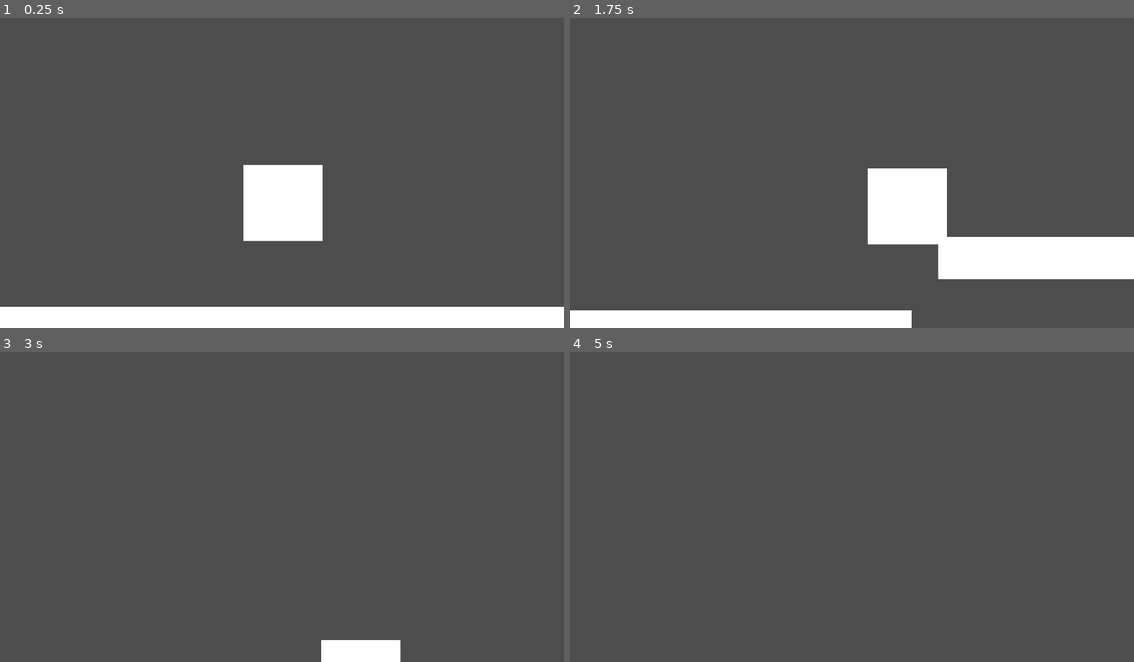
Above: before the commit, frames 1-4 (two rows, left to right).
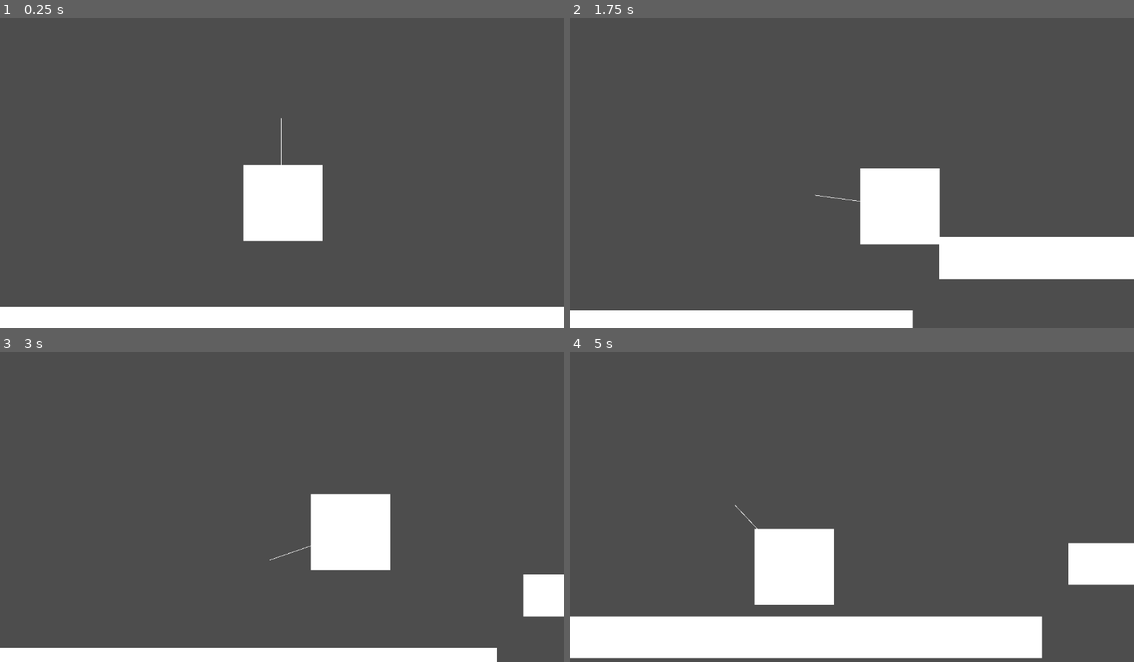
Above: after the commit, the same moments.

Repository: ComradeJustin/game
Game: Godot game, scene res://scenes/node_2d.tscn
The game is run twice, just before and just after one commit, with the same random seed, the same clock (stepped at 60 frames per second) and the same inputs.
Inputs (mouse positions are in pixels of both pictures, inside the frame that each line leads up to):
- Up to frame 1 (0.25 s): no input
- Up to frame 2 (1.75 s): tap Enter (ui_accept) at 0.5 s; move the mouse to (976, 154) at 0.52 s; hold D (move_right) from 0.53 s (still down); tap Shift (Dash) at 0.6 s; tap Space (jump) at 0.77, 1.07, 1.52, 1.55 s; tap E (use_weapon) at 0.8, 1.35 s; move the mouse to (739, 185) at 1.27 s
- Up to frame 3 (3 s): tap Space (jump) at 1.82, 2.1 s; move the mouse to (338, 432) at 2.02 s; release D (move_right) at 2.03 s; hold A (move_left) 2.03-2.78 s; tap Shift (Dash) at 2.3, 2.85 s; move the mouse to (253, 565) at 2.77 s; hold D (move_right) from 2.78 s (still down)
- Up to frame 4 (5 s): tap Space (jump) at 3.02, 3.32, 3.77, 3.8, 4.07, 4.52, 4.82 s; tap E (use_weapon) at 3.05, 3.6 s; move the mouse to (1021, 550) at 3.52 s; move the mouse to (682, 457) at 4.27 s; release D (move_right) at 4.28 s; hold A (move_left) from 4.28 s (still down); tap Shift (Dash) at 4.35 s

The runs differ from the first frame. In frame 1, less than 0.1% of the frame differs, in the area x 49-50%, y 32-48%; in frame 2, 0.7%; in frame 3, 8.2%; in frame 4, 17%, in the area x 0-100%, y 49-99%.
Error before the commit: Invalid assignment of property or key 'rotation' with value of type 'Vector2' on a base object of type 'RayCast2D'. (res://scenes/Systems/Player.gd:38)

Commit message:
Fixed up the physics processes to be readable. Added the attack hitbox rotating to mouse position. Cleaner movement by rounding.
Co-authored-by: Comradejustin <ComradeJustin@users.noreply.github.com>

Diff:
--- /dev/null
+++ b/new_resource.tres
@@ -0,0 +1,4 @@
+[gd_resource type="Resource" format=3 uid="uid://hco2055fiado"]
+
+[resource]
+metadata/test = NodePath(".")
--- a/project.godot
+++ b/project.godot
@@ -14,6 +14,10 @@
 run/main_scene="res://scenes/node_2d.tscn"
 config/features=PackedStringArray("4.3", "GL Compatibility")
 config/icon="res://icon.svg"
+
+[display]
+
+window/vsync/vsync_mode=0
 
 [input]
 
--- a/scenes/Systems/Entitydata.gd
+++ b/scenes/Systems/Entitydata.gd
@@ -11,7 +11,7 @@
 var dash_vel: float
 func get_current_dimension() -> String:
 	if self.current_dimension == true:
-		return "%s is in Light dimension" % self.name
+		return "%s is in Light dimenssion" % self.name
 	if self.current_dimension == false:
 		return "%s is in Dark dimension" % self.name
 	else:
@@ -37,3 +37,7 @@
 
 func position_round():
 	self.position = (self.position*100).round()/100
+func get_angle(current:Vector2,target:Vector2):
+	var y = current.y - target.y
+	var x = current.x - target.x
+	return atan2(-y,-x)
--- a/scenes/Systems/Player.gd
+++ b/scenes/Systems/Player.gd
@@ -13,33 +13,41 @@
 
 # Called every frame. 'delta' is the elapsed time since the previous frame.
 func _physics_process(delta: float) -> void:
+	input_dir = Input.get_axis("move_left", "move_right")
 	move_and_slide()
-
-
-	if Input.is_action_just_pressed("jump") and is_on_floor():
-		velocity.y = -400.0 * 1.5
-	input_dir = Input.get_axis("move_left", "move_right")
+	self.velocity.x = input_dir * movement_spd / delta
+	rotate_attack()
+	movement(delta)
 
 
 
 
-	self.velocity.x = input_dir * movement_spd / delta
 
 
+
+
+		#Use weapon
+	#if Input.is_action_just_pressed("use_weapon"):
+		#inser attack stuff
+
+
+
+
+func rotate_attack():
+	var mouse_position = get_global_mouse_position()
+	var angle = get_angle(self.position,mouse_position)
+	$"Attack hitbox".rotation = angle
+
+
+func movement(delta:float):
+	position_round()
+	if Input.is_action_just_pressed("jump") and is_on_floor():
+		velocity.y = -400.0 * 1.5
 	if !is_on_floor():
 		velocity += get_gravity() * delta
 	elif is_on_floor():
 			DashAmount = DashMax
-
-		#Use weapon
-	if Input.is_action_just_pressed("use_weapon"):
-		print("WIP")
-		attack_dir = get_local_mouse_position()
-		$"Attack hitbox".rotation = attack_dir
-
-
-
 	if Input.is_action_just_pressed("Dash") and !is_on_floor():
 		if DashAmount > 0:
-			self.velocity.x = input_dir * dash_vel / delta * self.movement_spd;
+			self.velocity.x = (input_dir * dash_vel / delta * self.movement_spd);
 			DashAmount -= 1;
--- a/scenes/node_2d.tscn
+++ b/scenes/node_2d.tscn
@@ -8,9 +8,11 @@
 size = Vector2(1157, 86)
 
 [sub_resource type="RectangleShape2D" id="RectangleShape2D_22lk8"]
-size = Vector2(4.25, 15.5)
+size = Vector2(16.1, 15.5)
 
 [sub_resource type="BoxMesh" id="BoxMesh_gm47q"]
+
+[sub_resource type="BoxMesh" id="BoxMesh_7vsac"]
 
 [node name="Node2D" type="Node2D"]
 
@@ -31,7 +33,7 @@
 script = ExtResource("3_362gy")
 
 [node name="Player Hurtbox" type="CollisionShape2D" parent="CharacterBody2D"]
-position = Vector2(2, -4.76837e-07)
+position = Vector2(1.5, -4.76837e-07)
 scale = Vector2(10, 10)
 shape = SubResource("RectangleShape2D_22lk8")
 
@@ -49,6 +51,11 @@
 [node name="Attack hitbox" type="RayCast2D" parent="CharacterBody2D"]
 target_position = Vector2(147, 0)
 
+[node name="MeshInstance2D" type="MeshInstance2D" parent="CharacterBody2D/Attack hitbox"]
+position = Vector2(51.25, -1)
+scale = Vector2(243.5, -1)
+mesh = SubResource("BoxMesh_7vsac")
+
 [node name="StaticBody2D2" type="StaticBody2D" parent="."]
 position = Vector2(1210, 88)
 
Not shown: 1 places in scenes/node_2d.tscn that only renumber resources
